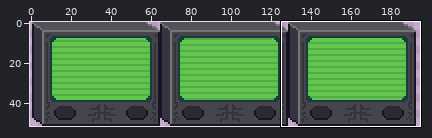
Edited in one commit: sprite sheet (assets/images/sprites/idle-device-Sheet.png). Above, an overview of the earlier version with the close-up marked.
Close-up. Before:
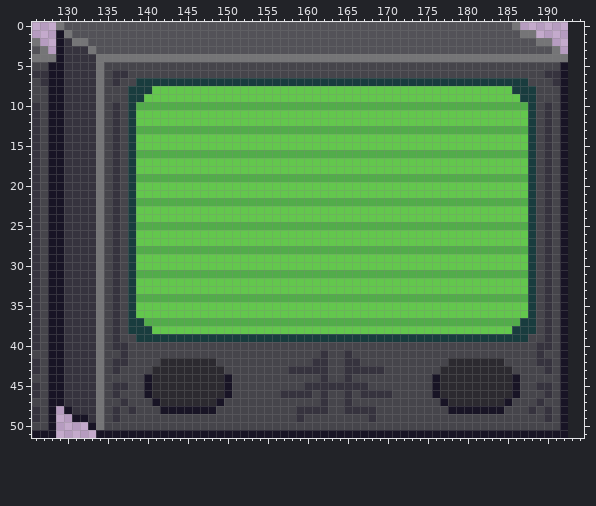
The file is 192x52 pixels. Colours within 5 levels of each other are drawn and written as one. Shown: x 126..194, y 0..51. The old version is drawn lined up with the new one, on the new canvas. The commit also changed other parts of the picture, which this record leaves out.
New version:
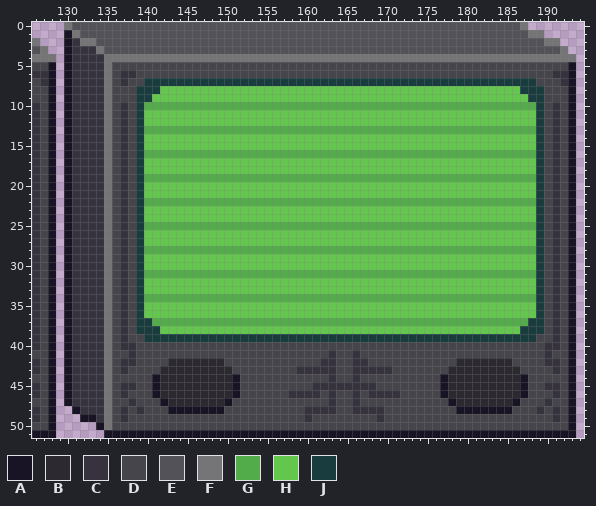
Palette (. is transparent): A #181425  B #2c2a30  C #36333e  D #46454b  E #535258  F #757577  G #52ac4a  H #63c74d  J #193c3e
Change:
canvas 192x52 -> 195x52, the old top-left corner now at 1,0
Changed rows in their new state; - is an unchanged pixel.
first column x 129:
 0 .F-------------------------------------------------------EF------
 1 .AF-------------------------------------------------------E-F----
 2 .AC-F-------------------------------------------------------E-F--
 3 .A--CF--------------------------------------------------------EF-
 4 .A---C----------------------------------------------------------F
 5 .A---CF--------------------------------------------------------DA
 6 .A---CFD-C---------------------------------------------------D-CA
 7 .A---CFDC-D------------------------------------------------J--DCA
 8 .A---CF--D--J--------------------------------------------H--J--DA
 9 .A---CF--D-J----------------------------------------------H-J--DA
10 .A---CFDCDJ------------------------------------------------GJDCDA
11 .A---CFDCDJ------------------------------------------------HJDCDA
12 .A---CFDCDJ------------------------------------------------HJDCDA
13 .A---CFDCDJ------------------------------------------------GJDCDA
14 .A---CFDCDJ------------------------------------------------HJDCDA
15 .A---CFDCDJ------------------------------------------------HJDCDA
16 .A---CFDCDJ------------------------------------------------GJDCDA
17 .A---CFDCDJ------------------------------------------------HJDCDA
18 .A---CFDCDJ------------------------------------------------HJDCDA
19 .A---CFDCDJ------------------------------------------------GJDCDA
20 .A---CFDCDJ------------------------------------------------HJDCDA
21 .A---CFDCDJ------------------------------------------------HJDCDA
22 .A---CFDCDJ------------------------------------------------GJDCDA
23 .A---CFDCDJ------------------------------------------------HJDCDA
24 .A---CFDCDJ------------------------------------------------HJDCDA
25 .A---CFDCDJ------------------------------------------------GJDCDA
26 .A---CFDCDJ------------------------------------------------HJDCDA
27 .A---CFDCDJ------------------------------------------------HJDCDA
28 .A---CFDCDJ------------------------------------------------GJDCDA
29 .A---CFDCDJ------------------------------------------------HJDCDA
30 .A---CFDCDJ------------------------------------------------HJDCDA
31 .A---CFDCDJ------------------------------------------------GJDCDA
32 .A---CFDCDJ------------------------------------------------HJDCDA
33 .A---CFDCDJ------------------------------------------------HJDCDA
34 .A---CFDCDJ------------------------------------------------GJDCDA
35 .A---CFDCDJ------------------------------------------------HJDCDA
36 .A---CFDCDJ------------------------------------------------HJDCDA
37 .A---CFDCD-J----------------------------------------------G-JDCDA
38 .A---CFDCD--J--------------------------------------------H--JDCDA
39 .A---CFDC-D------------------------------------------------J-DCDA
40 .A---CFD-C--------------------------------------------------D-CDA
41 .A---CF-DC-----------------------DC-DC----------------------DC-DA
42 .A---CFD-C---D------B-----------D-C-D-C----------D------B---D-CDA
43 .A---CFDC---D--------B-------D----C-D----C------D--------B---DCDA
44 .A---CF----DA--------BA----------DC-DC---------DA--------BA----DA
45 .A---CFD-C-DA--------BA--------D-------C-------DA--------BA-D-CDA
46 .A---CFDC--DA--------BA-----D---CDC-DCD---C----DA--------BA--DCDA
47 .A---CF-DC--DA------BA-----------DC-DC----------DA------BA--DC-DA
48 -.A--CFDCDC--D------A---------D---C-D---C--------D------A--DCDCDA
49 --.-ACFDC---------------------DC-------DC--------------------DCDA
50 ----.AF--------------------------------------------------------DA
51 -----.----------------------------------------------------------A
Boxes around the changes in both close-ups, in picture pixels (x1, y1, x2, y2):
changed: (56, 22, 168, 438)
changed: (504, 22, 576, 438)
changed: (280, 350, 456, 422)
changed: (216, 358, 240, 414)
